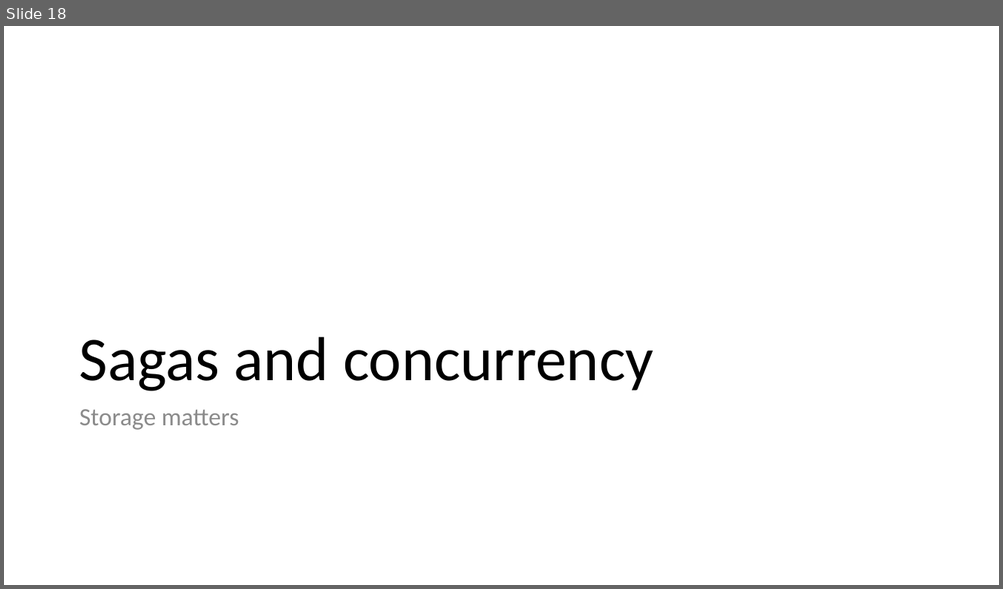
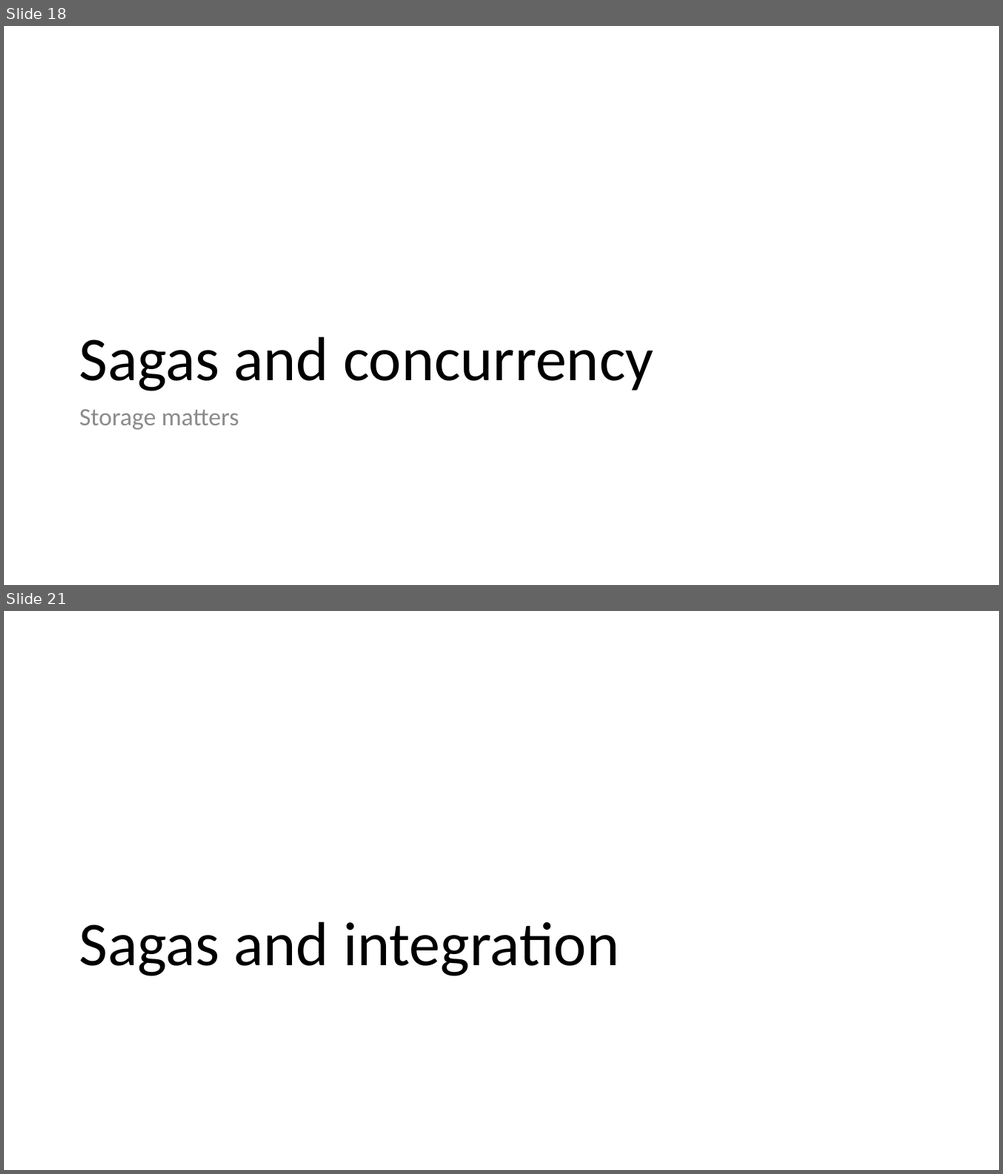
Before and after one commit to Particular/SagaMasterClass, a slide deck: SagaMasterClass.pptx. Shown one above the other, each under a label of ours: slide 18 before the commit, slides 18 and 21 after it; the slides between them are not shown. The pictures are 1003x589 and 1003x1174 pixels, drawn with LibreOffice and Linux fonts; fonts in the diff are those of the drawing. Boxes give left, top, right and bottom in pixels: in the first picture for what was removed or moved away, otherwise in the second. Text is boxed around its words. In the diff, an @@ line names an element or a change of style, - is before the commit and + after.

```diff
--- a/SagaMasterClass.pptx
+++ b/SagaMasterClass.pptx
@@ slide 21 added at (x1=4, y1=611, x2=999, y2=1170), background #FFFFFF @@
@@ title added at (x1=79, y1=922, x2=619, y2=977), 60 pt, text #000000 @@
+Sagas and integration
```
Also in this commit, not shown: 3 slides changed, 16 other slides added, 7 other files.
